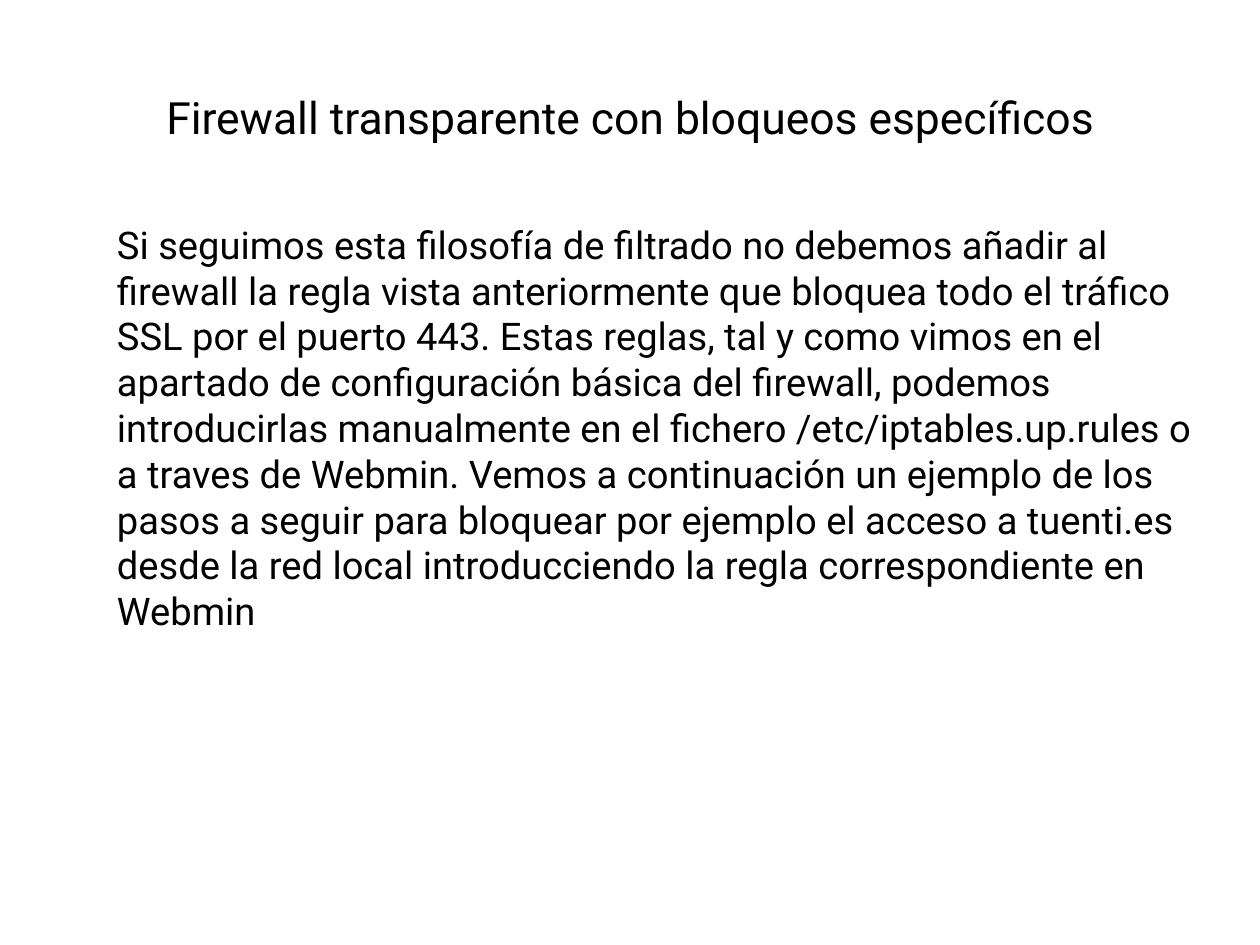
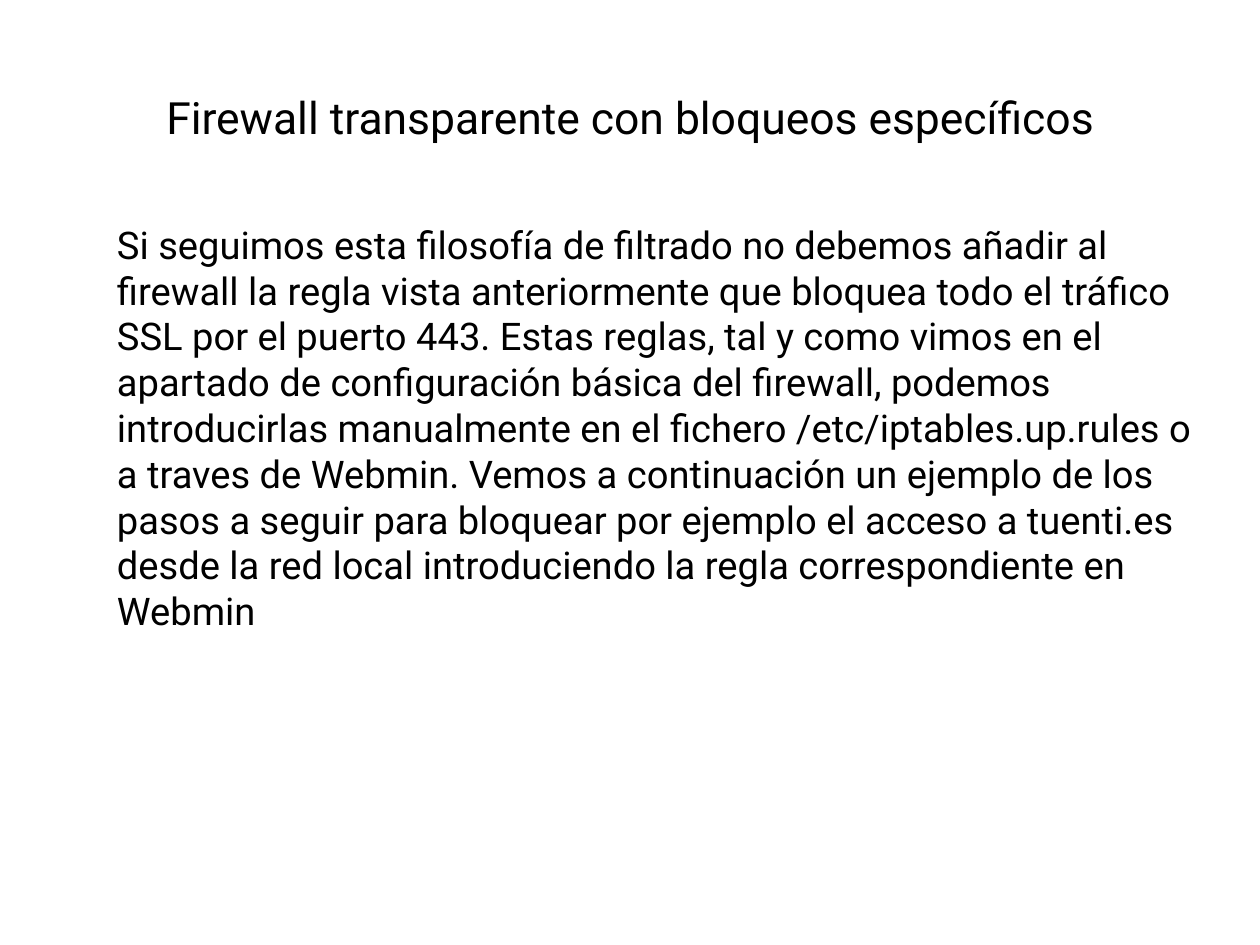
Before and after one commit to robertord/Ecoraee, a slide deck: slide 104 of Presentaciones/PresentacionApliance.odp. Drawn at 1260x945 pixels with LibreOffice and Linux fonts; fonts in the diff are those of the drawing; background and template pictures are left out. Boxes give left, top, right and bottom in pixels: in the first picture for what was removed or moved away, otherwise in the second. Text is boxed around its words. In the diff, an @@ line names an element or a change of style, - is before the commit and + after.

```diff
--- a/Presentaciones/PresentacionApliance.odp
+++ b/Presentaciones/PresentacionApliance.odp
@@ text at bbox=[117, 230, 1191, 626]: text changed @@
-Si seguimos esta filosofía de filtrado no debemos añadir al firewall la regla vista anteriormente que bloquea todo el tráfico SSL por el puerto 443. Estas reglas, tal y como vimos en el apartado de configuración básica del firewall, podemos introducirlas manualmente en el fichero /etc/iptables.up.rules o a traves de Webmin. Vemos a continuación un ejemplo de los pasos a seguir para bloquear por ejemplo el acceso a tuenti.es desde la red local introducciendo la regla correspondiente en Webmin
+Si seguimos esta filosofía de filtrado no debemos añadir al firewall la regla vista anteriormente que bloquea todo el tráfico SSL por el puerto 443. Estas reglas, tal y como vimos en el apartado de configuración básica del firewall, podemos introducirlas manualmente en el fichero /etc/iptables.up.rules o a traves de Webmin. Vemos a continuación un ejemplo de los pasos a seguir para bloquear por ejemplo el acceso a tuenti.es desde la red local introduciendo la regla correspondiente en Webmin
```
Also in this commit, not shown: 25 other slides changed.
